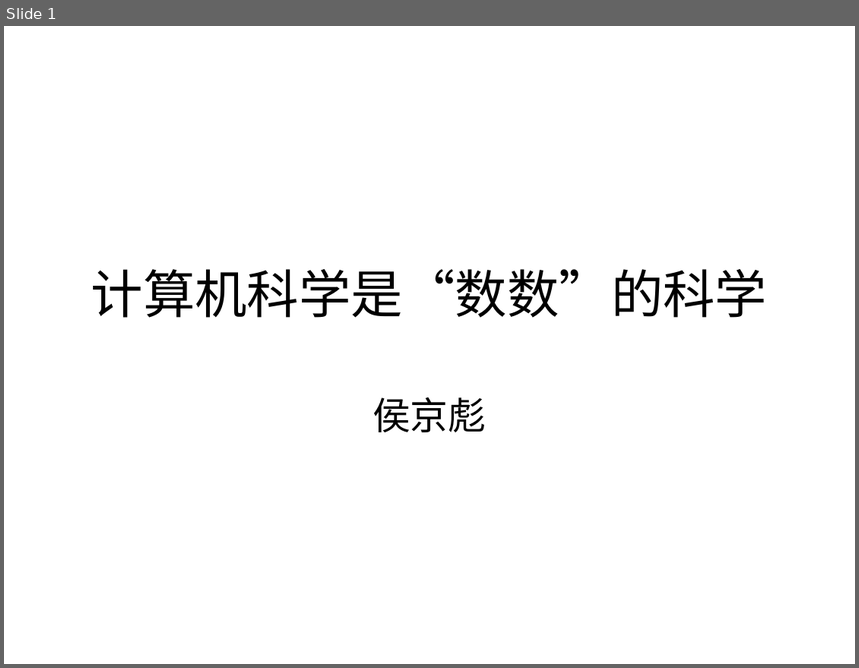
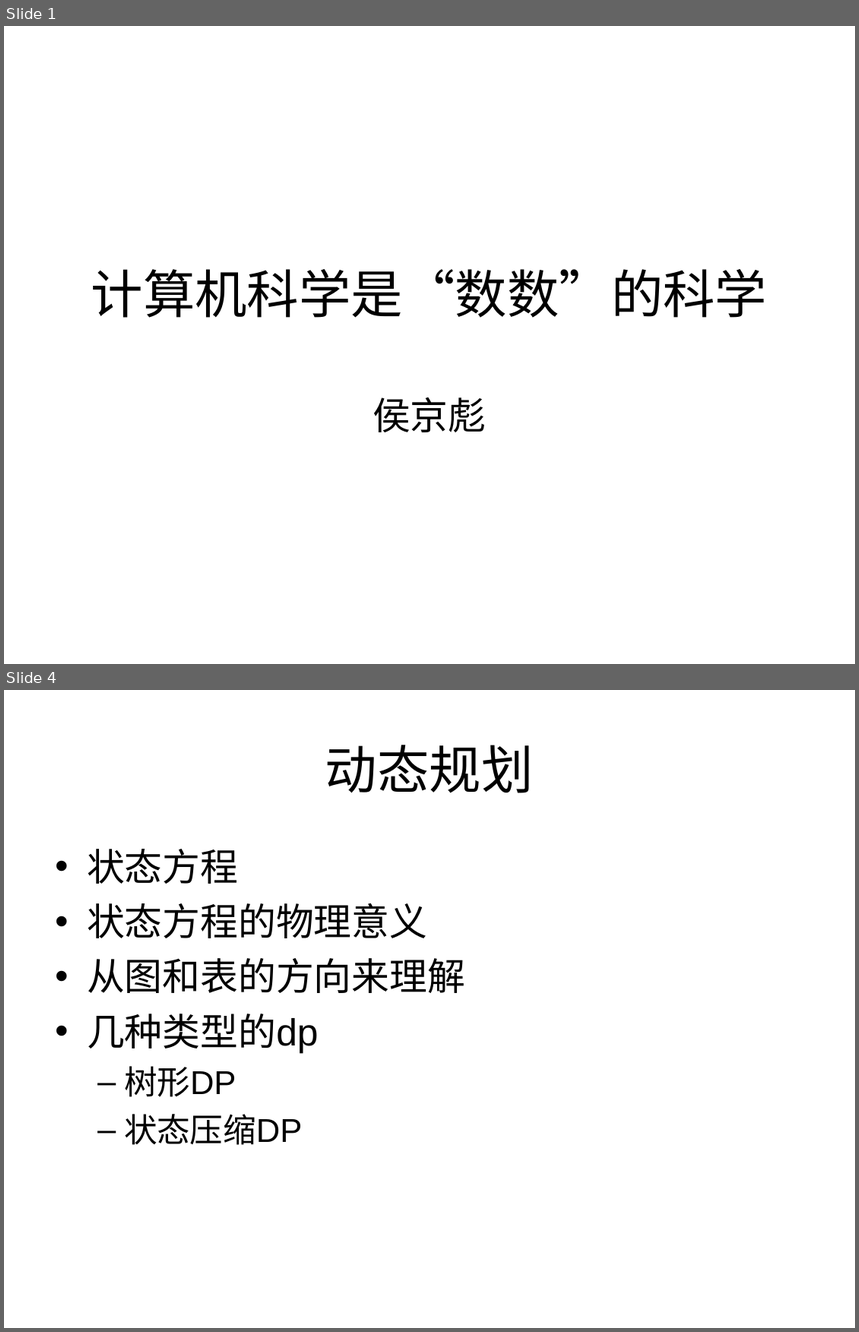
Before and after one commit to houjingbiao/leetcode, a slide deck: conclusion/conclusion.ppt. Shown one above the other, each under a label of ours: slide 1 before the commit, slides 1 and 4 after it; the slides between them are not shown. The pictures are 859x668 and 859x1332 pixels, drawn with LibreOffice and Linux fonts; fonts in the diff are those of the drawing. Boxes give left, top, right and bottom in pixels: in the first picture for what was removed or moved away, otherwise in the second. Text is boxed around its words. In the diff, an @@ line names an element or a change of style, - is before the commit and + after.

```diff
--- a/conclusion/conclusion.ppt
+++ b/conclusion/conclusion.ppt
@@ slide 4 added at [4,690,855,1328], background #FFFFFF @@
@@ title added at [325,745,534,793], 44 pt, text #000000 @@
+动态规划
@@ text added at [87,849,465,1145], 32 pt, text #000000 @@
+• 状态方程
+• 状态方程的物理意义
+• 从图和表的方向来理解
+• 几种类型的dp
+  – 树形DP
+  – 状态压缩DP
```
Also in this commit, not shown: 7 other slides added, 1 slide removed.
